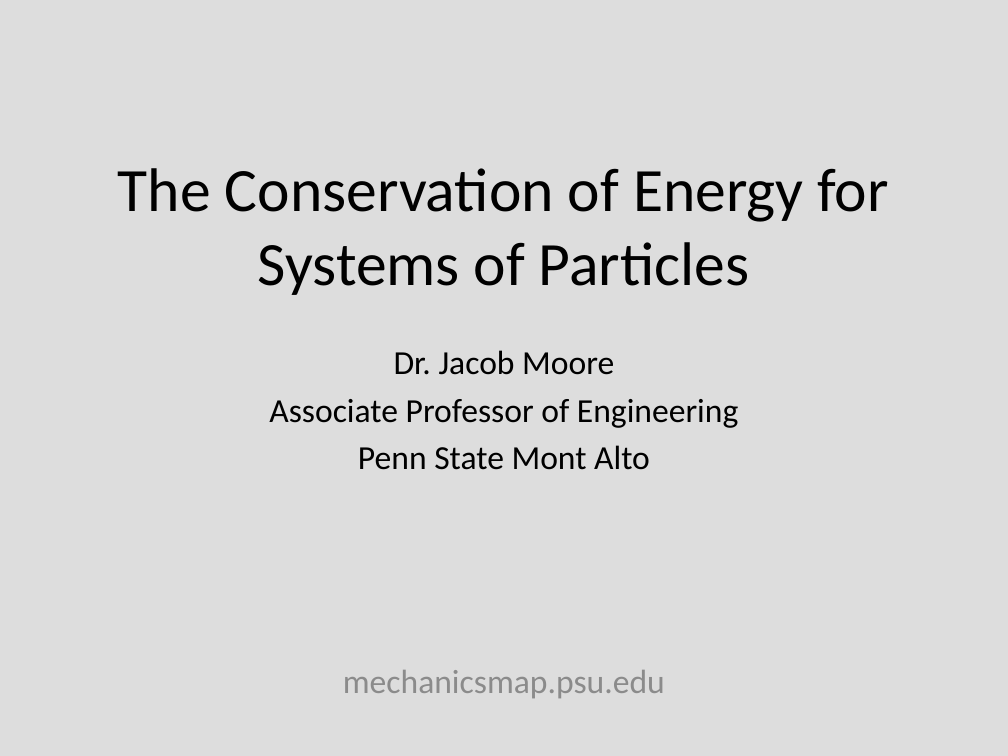
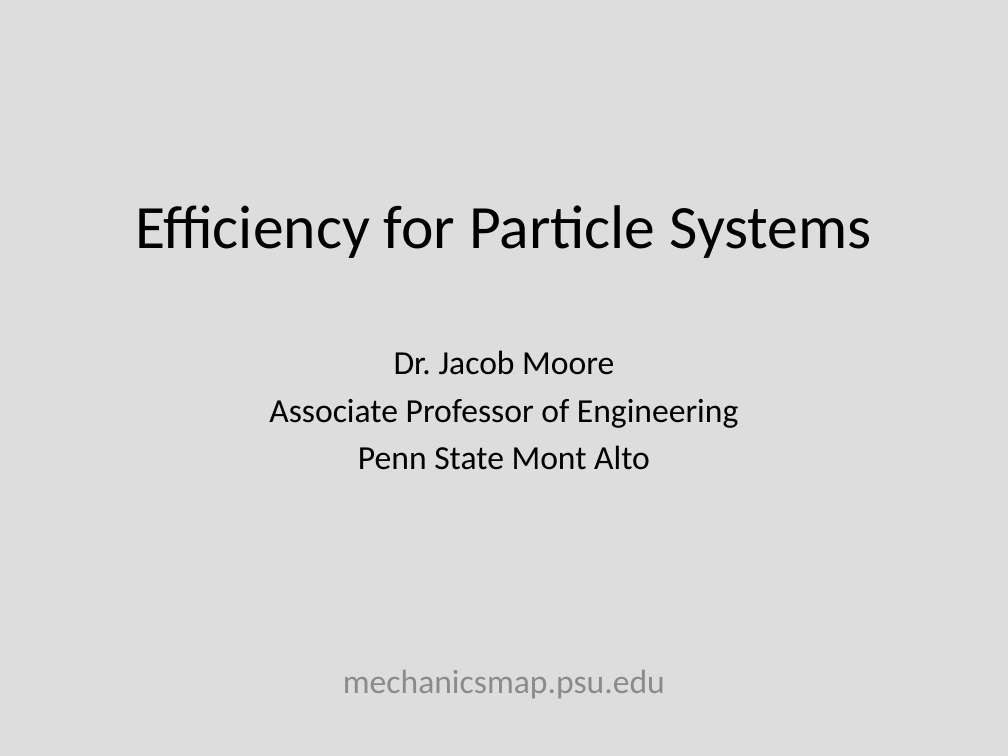
Before and after one commit to JacobMoore/mechanics_textbook, a slide deck: slide 1 of Lecture Slides/VideoLectureSlides/10.3.pptx. Drawn at 1008x756 pixels with LibreOffice and Linux fonts; fonts in the diff are those of the drawing; background and template pictures are left out. Boxes give left, top, right and bottom in pixels: in the first picture for what was removed or moved away, otherwise in the second. Text is boxed around its words. In the diff, an @@ line names an element or a change of style, - is before the commit and + after.

```diff
--- a/Lecture Slides/VideoLectureSlides/10.3.pptx
+++ b/Lecture Slides/VideoLectureSlides/10.3.pptx
@@ title at [135, 205, 871, 258]: text changed @@
-The Conservation of Energy for Systems of Particles
+Efficiency for Particle Systems
```
Also in this commit, not shown: 6 slides added, 8 slides removed, 13 other files.
